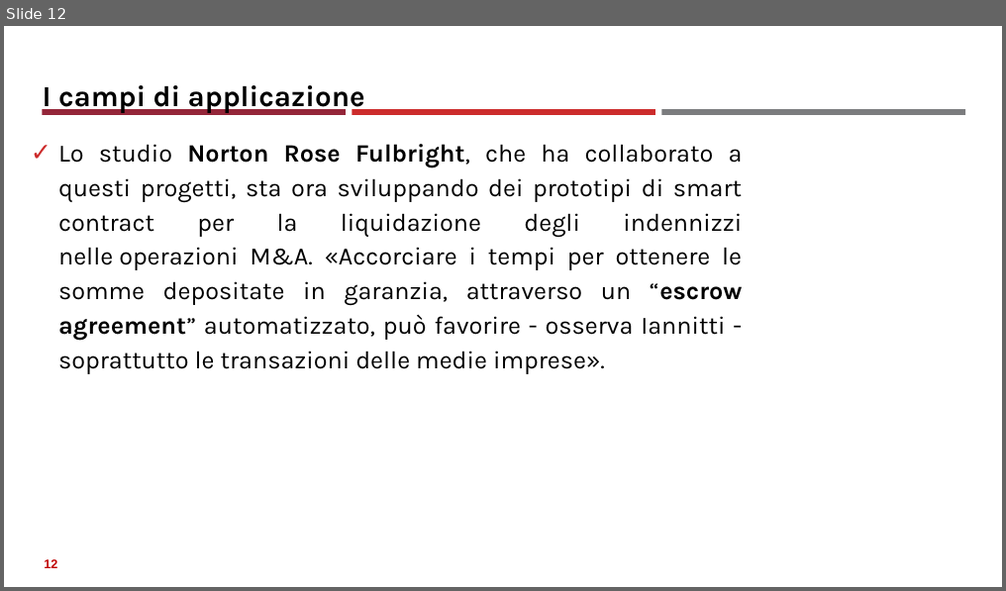
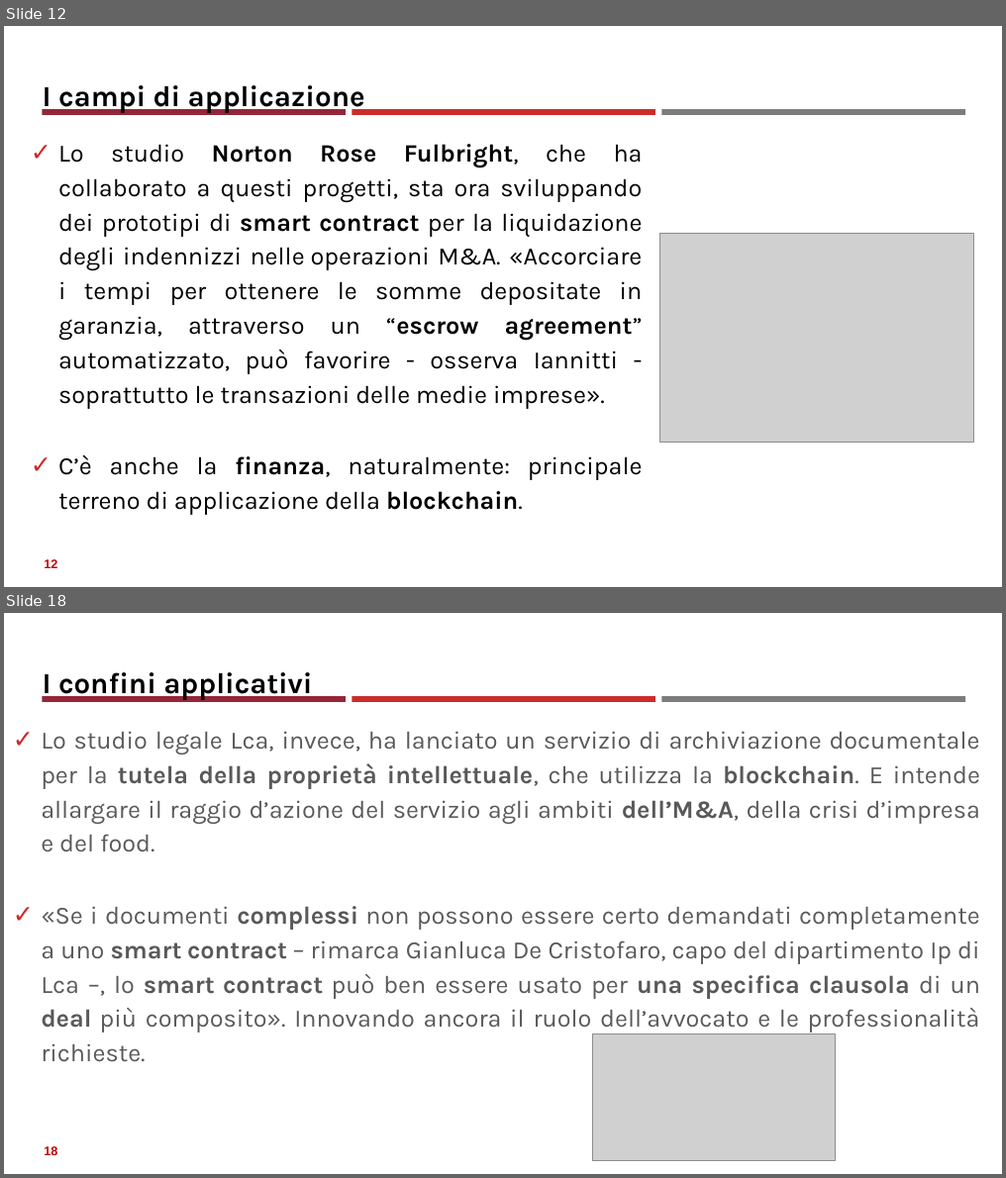
Before and after one commit to neural1977/data_science_interview_material, a slide deck: Assicurazioni/Smart Contract_ita.pptx. Shown one above the other, each under a label of ours: slide 12 before the commit, slides 12 and 18 after it; the slides between them are not shown. The pictures are 1006x591 and 1006x1178 pixels, drawn with LibreOffice and Linux fonts; fonts in the diff are those of the drawing; grey boxes stand for pictures. Boxes give left, top, right and bottom in pixels: in the first picture for what was removed or moved away, otherwise in the second. Text is boxed around its words. In the diff, an @@ line names an element or a change of style, - is before the commit and + after.

```diff
--- a/Assicurazioni/Smart Contract_ita.pptx
+++ b/Assicurazioni/Smart Contract_ita.pptx
@@ slide 18 added at [4, 613, 1002, 1174], background #FFFFFF; not listed: 3 template elements that a slide beside it also shows @@
@@ title added at [43, 672, 312, 700], 28 pt, text #000000, bold @@
+I confini applicativi
@@ text added at [41, 731, 980, 1062], 24 pt, text #595959 @@
+✓ Lo studio legale Lca, invece, ha lanciato un servizio di archiviazione documentale per la tutela della proprietà intellettuale, che utilizza la blockchain. E intende allargare il raggio d’azione del servizio agli ambiti dell’M&A, della crisi d’impresa e del food.
+✓ «Se i documenti complessi non possono essere certo demandati completamente a uno smart contract – rimarca Gianluca De Cristofaro, capo del dipartimento Ip di Lca –, lo smart contract può ben essere usato per una specifica clausola di un deal più composito». Innovando ancora il ruolo dell’avvocato e le professionalità richieste.
@@ picture added at [593, 1035, 836, 1161] @@
@@ page number added at [44, 1147, 57, 1156], 12 pt, text #C00000, bold @@
+18
@@ slide 12 changed as well @@
@@ text at [58, 144, 643, 409]: bold on in "smart contract" @@
@@ picture added at [659, 233, 974, 442] @@
@@ text at [58, 456, 643, 515]: paragraph added @@
+✓ C’è anche la finanza, naturalmente: principale terreno di applicazione della blockchain.
```
Also in this commit, not shown: 11 other slides changed, 5 other slides added, 2 other files.
